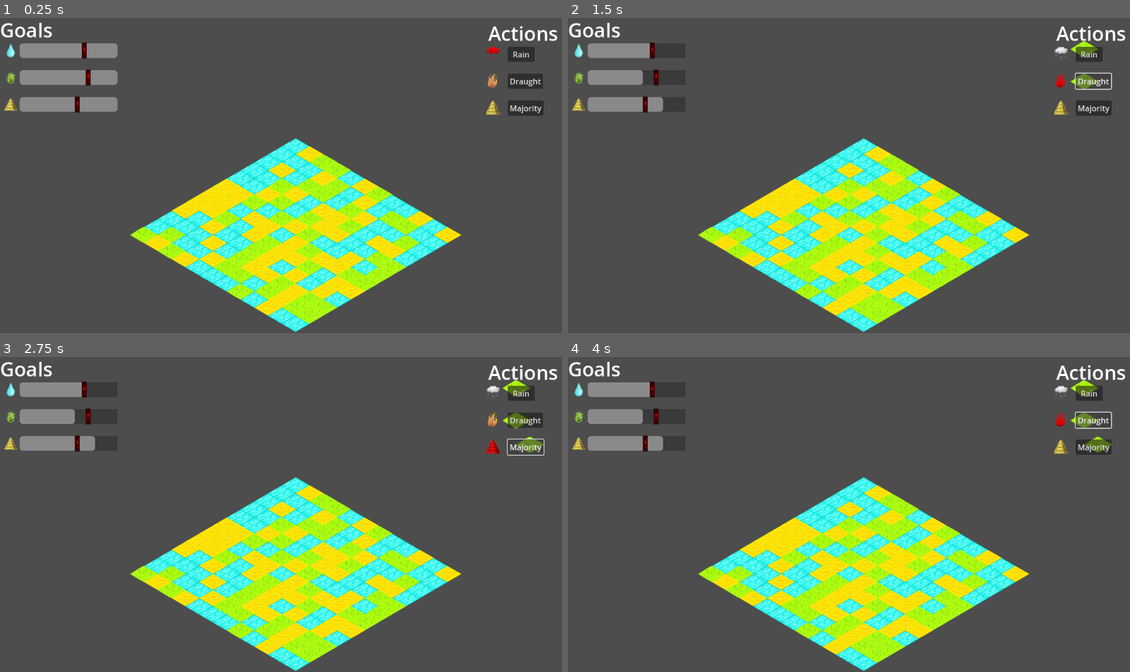
Above: before the commit, frames 1-4 (two rows, left to right).
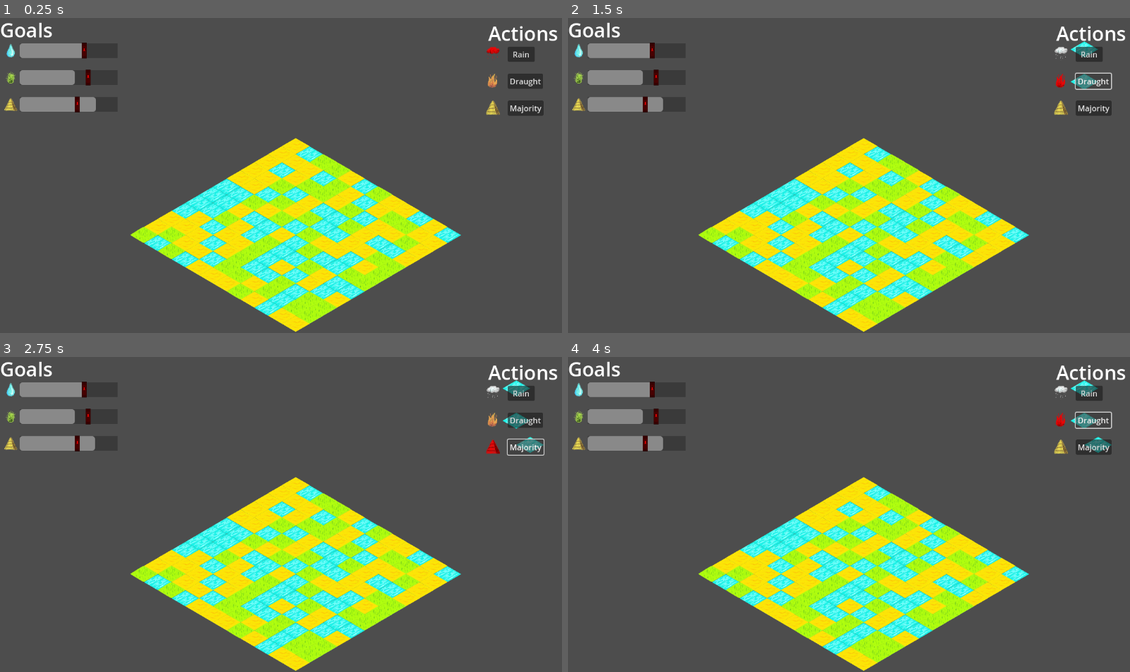
Above: after the commit, the same moments.

Repository: matouseek/game_jam_24
Game: Godot game, scene res://scenes/game.tscn
Same seed, same stepped clock (60 frames per second), same inputs: the game is played once before the commit and once after it. The engine's default icon, where the game draws it, is replaced by a stand-in: a white triangle on a blue panel in a dark square.
Inputs:
- Up to frame 1 (0.25 s): no input
- Up to frame 2 (1.5 s): click "Rain" at 0.5 s; click "Draught" at 1.25 s
- Up to frame 3 (2.75 s): click "Majority" at 2 s
- Up to frame 4 (4 s): click "Rain" at 2.75 s; click "Draught" at 3.5 s

The runs differ from the first frame. In frame 1, 14% of the frame differs, in the area x 12-83%, y 8-100%; in frame 2, 14%; in frame 3, 14%; in frame 4, 14%.
Error before the commit: Invalid assignment of index '-14' (on base: 'Array') with value of type 'int'. (res://scripts/environment.gd:30)
Error after the commit: Invalid assignment of index '-14' (on base: 'Array') with value of type 'int'. (res://scripts/environment.gd:29)

Commit message:
Polished

Diff:
--- a/assets/placeholders/tilesets/terrain.tres
+++ b/assets/placeholders/tilesets/terrain.tres
@@ -4,10 +4,11 @@
 [ext_resource type="Texture2D" uid="uid://c46umfhd0ujof" path="res://assets/placeholders/tileset_meadow_placeholder.png" id="2_ppbei"]
 [ext_resource type="Texture2D" uid="uid://byrx063kgdiuc" path="res://assets/placeholders/tileset_water_placeholder.png" id="3_c00y8"]
 
-[sub_resource type="TileSetAtlasSource" id="TileSetAtlasSource_bwgn1"]
-texture = ExtResource("1_hw52i")
+[sub_resource type="TileSetAtlasSource" id="TileSetAtlasSource_x5kyj"]
+texture = ExtResource("3_c00y8")
 margins = Vector2i(0, 106)
 texture_region_size = Vector2i(256, 150)
+0:6/0 = 0
 0:0/0 = 0
 
 [sub_resource type="TileSetAtlasSource" id="TileSetAtlasSource_i2iqw"]
@@ -16,17 +17,16 @@
 texture_region_size = Vector2i(256, 150)
 0:0/0 = 0
 
-[sub_resource type="TileSetAtlasSource" id="TileSetAtlasSource_x5kyj"]
-texture = ExtResource("3_c00y8")
+[sub_resource type="TileSetAtlasSource" id="TileSetAtlasSource_bwgn1"]
+texture = ExtResource("1_hw52i")
 margins = Vector2i(0, 106)
 texture_region_size = Vector2i(256, 150)
-0:6/0 = 0
 0:0/0 = 0
 
 [resource]
 tile_shape = 1
 tile_layout = 5
 tile_size = Vector2i(256, 150)
-sources/3 = SubResource("TileSetAtlasSource_bwgn1")
-sources/4 = SubResource("TileSetAtlasSource_i2iqw")
-sources/5 = SubResource("TileSetAtlasSource_x5kyj")
+sources/1 = SubResource("TileSetAtlasSource_i2iqw")
+sources/2 = SubResource("TileSetAtlasSource_bwgn1")
+sources/0 = SubResource("TileSetAtlasSource_x5kyj")
--- a/scenes/environment.tscn
+++ b/scenes/environment.tscn
@@ -4,6 +4,7 @@
 [ext_resource type="TileSet" uid="uid://b0333eyi3skxo" path="res://assets/placeholders/tilesets/terrain.tres" id="1_7n8vy"]
 
 [node name="Environment" type="Node2D"]
+visible = false
 script = ExtResource("1_1iak0")
 
 [node name="TileMapLayer" type="TileMapLayer" parent="."]
--- a/scenes/game.tscn
+++ b/scenes/game.tscn
@@ -5,5 +5,6 @@
 [node name="Game" type="Node2D"]
 
 [node name="Environment" parent="." instance=ExtResource("2_p43xb")]
+visible = true
 position = Vector2(576, 250)
 scale = Vector2(0.22, 0.22)
--- a/scripts/environment.gd
+++ b/scripts/environment.gd
@@ -3,9 +3,9 @@
 const ENV_SIZE: int = 12
 
 enum TileTypes {
-	DESERT,
+	WATER,
 	MEADOW,
-	WATER
+	DESERT
 }
 
 var terrain: Array = []
@@ -18,28 +18,29 @@
 		terrain.append(row)
 	initialize_randomly()
 	set_map()
+	calc_distribution()
 
 
 
 func _input(event):
-	# Mouse in viewport coordinates.
-
 	if event is InputEventMouseButton:
 		var pos = $TileMapLayer.local_to_map(get_local_mouse_position())
-		$TileMapLayer.set_cell(pos,4,Vector2i(0,0))
+		$TileMapLayer.set_cell(pos,0,Vector2i(0,0))
 		terrain[pos.x][pos.y] = 0
-		var vals = [0.0,0.0,0.0]
-		for i in range(ENV_SIZE):
-			for j in range(ENV_SIZE):
-				vals[terrain[i][j]] += 1
-		var all = ENV_SIZE*ENV_SIZE
-		var vals_percent = []
-		for i in range(len(vals)):
-			vals_percent.append(vals[i]/all)
-		print(vals_percent)
-		HUD.update_progress(vals_percent)
+		calc_distribution()
 
 
+
+func calc_distribution():
+	var vals = [0.0,0.0,0.0]
+	for i in range(ENV_SIZE):
+		for j in range(ENV_SIZE):
+			vals[terrain[i][j]] += 1
+	var all = ENV_SIZE*ENV_SIZE
+	var vals_percent = []
+	for i in range(len(vals)):
+		vals_percent.append(vals[i]/all)
+	HUD.update_progress(vals_percent)
 
 func initialize_randomly() -> void:
 	for i in range(ENV_SIZE):
@@ -50,14 +51,4 @@
 func set_map() -> void:
 	for i in range(ENV_SIZE):
 		for j in range(ENV_SIZE):
-			$TileMapLayer.set_cell(Vector2i(i,j),get_tile_id(terrain[i][j]),Vector2i(0,0))
-
-func get_tile_id(type : TileTypes) -> int:
-	if type == TileTypes.DESERT:
-		return 3
-	elif type == TileTypes.MEADOW:
-		return 4
-	elif type == TileTypes.WATER:
-		return 5
-	else:
-		return -1
+			$TileMapLayer.set_cell(Vector2i(i,j),terrain[i][j],Vector2i(0,0))
